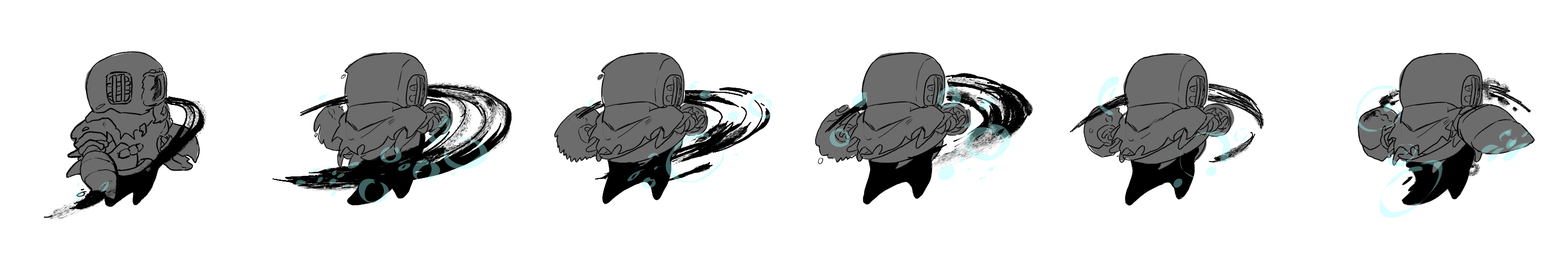
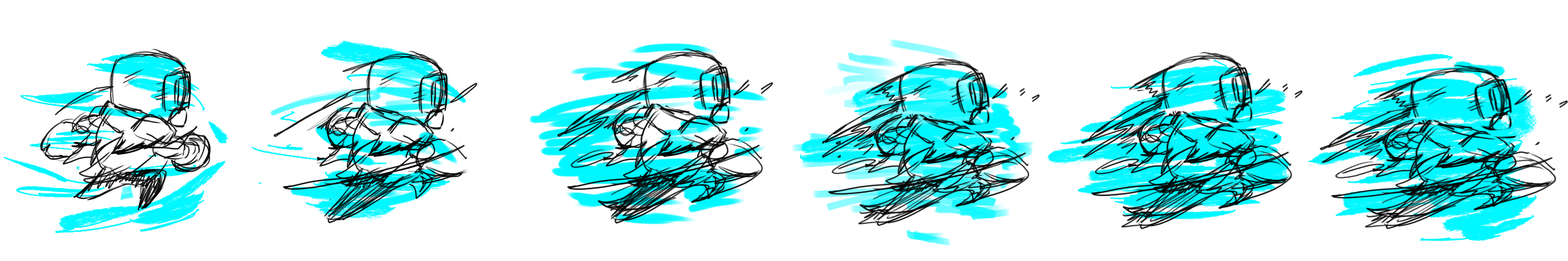
Layered file, before and after one edit (1568x261). Changes by layer:
hid "Capa de pintura 2" over [65, 65, 1536, 229]
hid "slash lineart", painted on it over [32, 65, 1536, 229]
hid "lineart", painted on it over [65, 38, 1536, 247]
hid "Personaje color", painted on it over [65, 38, 1536, 229]
hid "slash pintura", painted on it over [32, 65, 1536, 229]
added layer "Capa de pintura 3 Fusionada" above "Capa de pintura 3" over [32, 38, 1568, 247]
added layer "Capa de pintura 3" above "Fondo" over [3, 38, 1568, 247]
